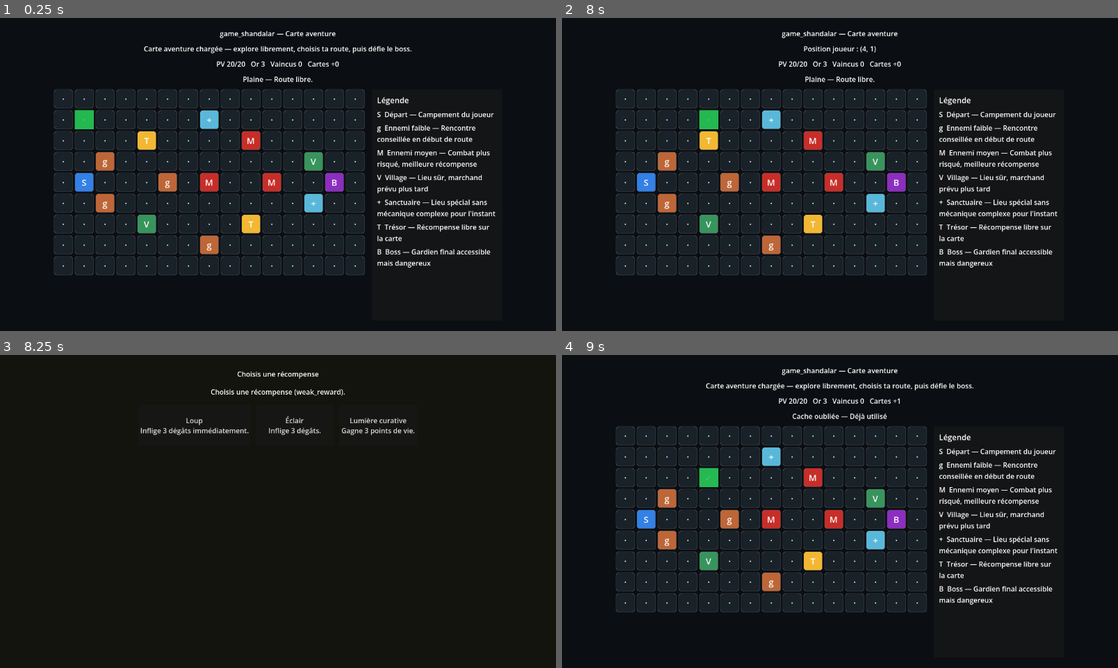
Above: before the commit, frames 1-4 (two rows, left to right).
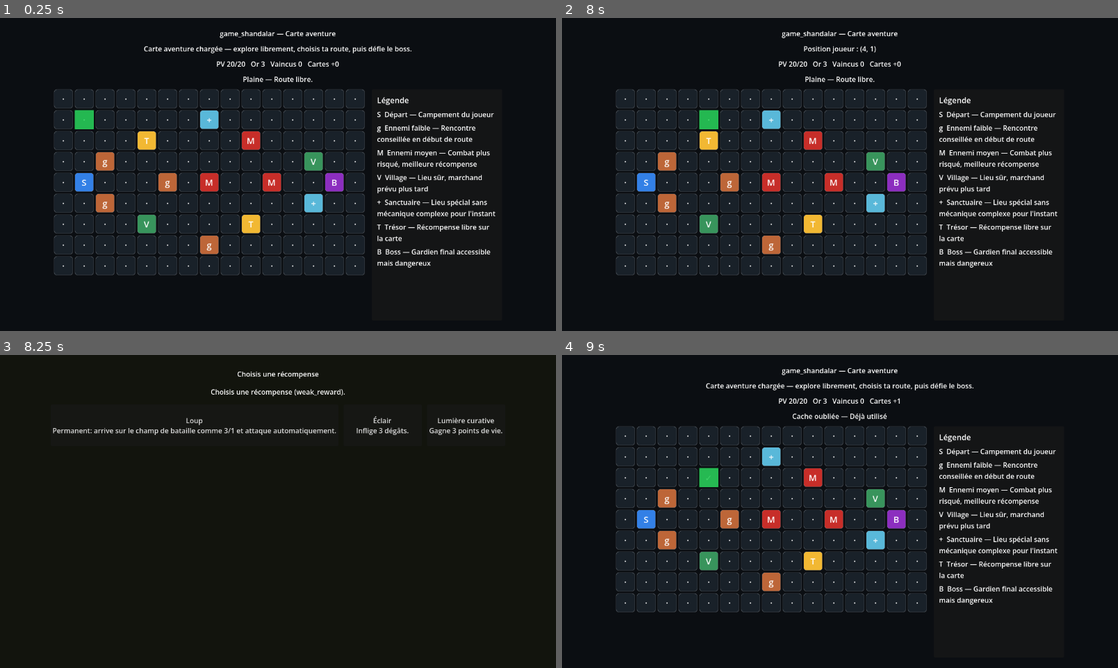
Above: after the commit, the same moments.

Repository: ludowww/game_shandalar
Game: Godot game, scene res://scenes/main/Main.tscn
Same seed, same stepped clock (60 frames per second), same inputs: the game is played once before the commit and once after it.
Inputs (mouse positions are in pixels of both pictures, inside the frame that each line leads up to):
- Up to frame 1 (0.25 s): no input
- Up to frame 2 (8 s): tap Enter at 0.5, 2, 3.5 s; hold Right (move_right) 0.53-1.28 s; tap Space at 1.25, 2.75, 4.25 s; hold Down (move_down) 1.28-2.03 s; hold Right (move_right) 2.03-2.78 s; hold Up (move_up) 2.78-3.53 s; hold Left (move_left) 3.53-5.03 s; hold Down (move_down) 5.03-5.78 s; hold Right (move_right) 5.78-6.53 s; hold Up (move_up) 6.53-7.28 s; hold Right (move_right) from 7.28 s (still down)
- Up to frame 3 (8.25 s): release Right (move_right) at 8.03 s; hold Down (move_down) from 8.03 s (still down)
- Up to frame 4 (9 s): release Down (move_down) at 8.75 s; click (756, 423) at 8.75 s, where only the run before the commit has a clickable "Loup Inflige 3 dégâts immédia…"

Frames 1-2 are identical in both runs. In frame 3, 1.0% of the frame differs, in the area x 9-91%, y 19-26%; in frame 4, nothing differs.
Error after the commit: Parse Error: Cannot infer the type of "damage" variable because the value doesn't have a set type. (res://scripts/battle/BattleController.gd:106)

Commit message:
T016 add persistent creatures

Diff:
--- a/data/cards.json
+++ b/data/cards.json
@@ -3,41 +3,45 @@
     "id": "soldier_2_2",
     "name": "Soldat",
     "type": "creature",
-    "effect": "damage",
+    "effect": "summon",
     "value": 2,
     "attack": 2,
     "health": 2,
-    "text": "Inflige 2 dégâts immédiatement."
+    "text": "Permanent: arrive sur le champ de bataille comme 2/2 et attaque automatiquement.",
+    "zone_after_play": "battlefield"
   },
   {
     "id": "wolf_3_1",
     "name": "Loup",
     "type": "creature",
-    "effect": "damage",
+    "effect": "summon",
     "value": 3,
     "attack": 3,
     "health": 1,
-    "text": "Inflige 3 dégâts immédiatement."
+    "text": "Permanent: arrive sur le champ de bataille comme 3/1 et attaque automatiquement.",
+    "zone_after_play": "battlefield"
   },
   {
     "id": "archer_2_1",
     "name": "Archère",
     "type": "creature",
-    "effect": "damage",
+    "effect": "summon",
     "value": 2,
     "attack": 2,
     "health": 1,
-    "text": "Tir précis : inflige 2 dégâts."
+    "text": "Permanent: arrive sur le champ de bataille comme 2/1 et attaque automatiquement.",
+    "zone_after_play": "battlefield"
   },
   {
     "id": "knight_4_3",
     "name": "Chevalier",
     "type": "creature",
-    "effect": "damage",
+    "effect": "summon",
     "value": 4,
     "attack": 4,
     "health": 3,
-    "text": "Charge : inflige 4 dégâts."
+    "text": "Permanent: arrive sur le champ de bataille comme 4/3 et attaque automatiquement.",
+    "zone_after_play": "battlefield"
   },
   {
     "id": "firebolt",
--- a/scenes/battle/BattleScene.tscn
+++ b/scenes/battle/BattleScene.tscn
@@ -38,7 +38,7 @@
 
 [node name="Title" type="Label" parent="RootMargin/VBox"]
 layout_mode = 2
-text = "Combat abstrait V0"
+text = "game_shandalar — Duel Magic simplifié"
 horizontal_alignment = 1
 
 [node name="EnemyNameLabel" type="Label" parent="RootMargin/VBox"]
@@ -68,6 +68,28 @@
 text = "Journal combat"
 autowrap_mode = 3
 
+[node name="EnemyBattlefieldTitle" type="Label" parent="RootMargin/VBox"]
+layout_mode = 2
+text = "Champ de bataille ennemi"
+horizontal_alignment = 1
+
+[node name="EnemyBattlefieldContainer" type="HBoxContainer" parent="RootMargin/VBox"]
+unique_name_in_owner = true
+layout_mode = 2
+theme_override_constants/separation = 12
+alignment = 1
+
+[node name="PlayerBattlefieldTitle" type="Label" parent="RootMargin/VBox"]
+layout_mode = 2
+text = "Champ de bataille joueur"
+horizontal_alignment = 1
+
+[node name="PlayerBattlefieldContainer" type="HBoxContainer" parent="RootMargin/VBox"]
+unique_name_in_owner = true
+layout_mode = 2
+theme_override_constants/separation = 12
+alignment = 1
+
 [node name="HandTitle" type="Label" parent="RootMargin/VBox"]
 layout_mode = 2
 text = "Main du joueur — clique une carte"
--- a/scripts/battle/BattleController.gd
+++ b/scripts/battle/BattleController.gd
@@ -6,6 +6,7 @@
 const Deck = preload("res://scripts/battle/Deck.gd")
 const Combatant = preload("res://scripts/battle/Combatant.gd")
 const SimpleAI = preload("res://scripts/battle/SimpleAI.gd")
+const ATTACK_LOG_TEXT := "créatures attaquent"
 
 var card_database: Dictionary = {}
 var enemies_by_id: Dictionary = {}
@@ -19,6 +20,8 @@
 @onready var player_life_label: Label = %PlayerLifeLabel
 @onready var enemy_life_label: Label = %EnemyLifeLabel
 @onready var enemy_name_label: Label = %EnemyNameLabel
+@onready var player_battlefield_container: HBoxContainer = %PlayerBattlefieldContainer
+@onready var enemy_battlefield_container: HBoxContainer = %EnemyBattlefieldContainer
 @onready var hand_container: HBoxContainer = %HandContainer
 @onready var log_label: Label = %LogLabel
 @onready var return_button: Button = %ReturnButton
@@ -75,6 +78,7 @@
 
 	log_label.text = "Tu joues %s." % str(card.get("name", "Carte"))
 	draw_player_card()
+	resolve_creature_attack(player, enemy, "Tes")
 	if check_battle_end():
 		refresh_ui()
 		return
@@ -95,7 +99,13 @@
 	var card = enemy.play_card(card_index, card_database, player)
 	if card != null:
 		log_label.text += "\n%s joue %s." % [enemy.name, str(card.get("name", "Carte"))]
+	resolve_creature_attack(enemy, player, enemy.name)
 	check_battle_end()
+
+func resolve_creature_attack(attacker, defender, attacker_label: String) -> void:
+	var damage := attacker.attack_with_creatures(defender)
+	if damage > 0:
+		log_label.text += "\n%s %s pour %d." % [attacker_label, ATTACK_LOG_TEXT, damage]
 
 func check_battle_end() -> bool:
 	if enemy.is_dead():
@@ -125,6 +135,7 @@
 	player_life_label.text = "Joueur : %d PV" % player.life
 	enemy_life_label.text = "%s : %d PV" % [enemy.name, enemy.life]
 	enemy_name_label.text = enemy.name
+	refresh_battlefield_ui()
 
 	for child in hand_container.get_children():
 		child.queue_free()
@@ -138,6 +149,20 @@
 		button.pressed.connect(play_player_card.bind(i))
 		hand_container.add_child(button)
 
+func refresh_battlefield_ui() -> void:
+	populate_battlefield(player_battlefield_container, player.battlefield)
+	populate_battlefield(enemy_battlefield_container, enemy.battlefield)
+
+func populate_battlefield(container: HBoxContainer, creatures: Array) -> void:
+	for child in container.get_children():
+		child.queue_free()
+	for creature in creatures:
+		var label := Label.new()
+		label.custom_minimum_size = Vector2(120, 48)
+		label.horizontal_alignment = HORIZONTAL_ALIGNMENT_CENTER
+		label.text = "%s\n%d/%d" % [str(creature.get("name", "Créature")), int(creature.get("attack", 0)), int(creature.get("health", 0))]
+		container.add_child(label)
+
 func is_current_enemy_boss() -> bool:
 	var enemy_data: Dictionary = enemies_by_id.get(GameState.current_enemy_id, {})
 	return bool(enemy_data.get("is_boss", false))
--- a/scripts/battle/Combatant.gd
+++ b/scripts/battle/Combatant.gd
@@ -7,6 +7,8 @@
 var max_life := 20
 var deck := Deck.new()
 var hand: Array = []
+var battlefield: Array = []
+var graveyard: Array = []
 
 func setup(combatant_name: String, starting_life: int, card_ids: Array) -> void:
 	name = combatant_name
@@ -14,6 +16,8 @@
 	max_life = starting_life
 	deck.setup(card_ids)
 	hand = deck.draw_many(3)
+	battlefield = []
+	graveyard = []
 
 func draw_card() -> void:
 	var card = deck.draw()
@@ -25,13 +29,41 @@
 		return null
 
 	var card_id: String = hand.pop_at(card_index)
-	var card: Dictionary = card_database.get(card_id, {})
+	var card: Dictionary = card_database.get(card_id, {}).duplicate()
 	if card.is_empty():
 		return null
+	card["id"] = card_id
 
-	apply_card_effect(card, target)
-	deck.discard(card_id)
+	if str(card.get("type", "")) == "creature":
+		summon_creature(card)
+	else:
+		apply_card_effect(card, target)
+		move_to_graveyard(card_id)
 	return card
+
+func summon_creature(card: Dictionary) -> void:
+	var card_id := str(card.get("id", ""))
+	var creature := {
+		"id": card_id,
+		"name": str(card.get("name", card_id)),
+		"attack": int(card.get("attack", 0)),
+		"health": int(card.get("health", 1)),
+		"max_health": int(card.get("health", 1))
+	}
+	battlefield.append(creature)
+
+func attack_with_creatures(target) -> int:
+	var total_damage := 0
+	for creature in battlefield:
+		total_damage += int(creature.get("attack", 0))
+	if total_damage > 0:
+		target.life = max(0, target.life - total_damage)
+	return total_damage
+
+func move_to_graveyard(card_id: String) -> void:
+	if card_id != "":
+		graveyard.append(card_id)
+		deck.discard(card_id)
 
 func apply_card_effect(card: Dictionary, target) -> void:
 	match str(card.get("effect", "")):
Not shown, changed: README.md
Not shown, changed: docs/roadmap.md
Not shown, changed: tests/test_battle_endurance_static.py
Not shown, changed: tests/test_battle_playability_static.py
Not shown, changed: tests/test_game_data_static.py
Not shown, added: tests/test_persistent_creatures_static.py
